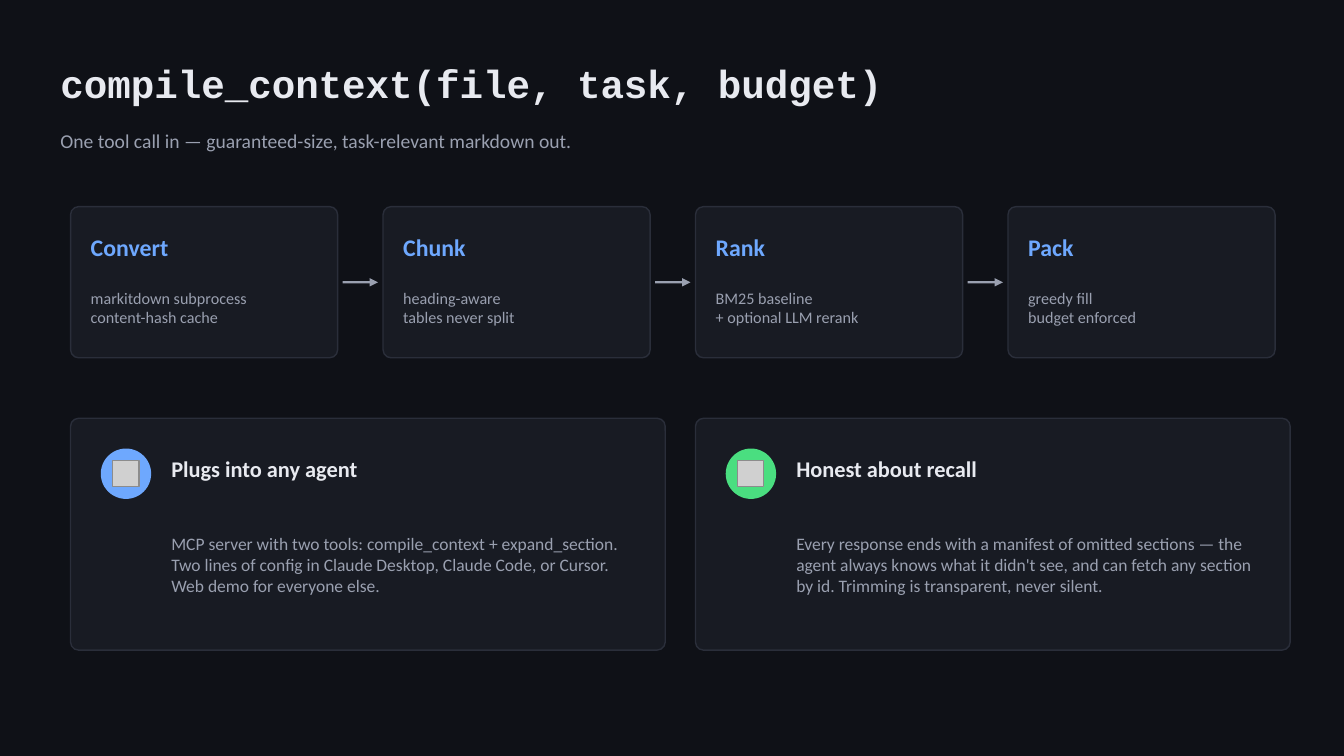
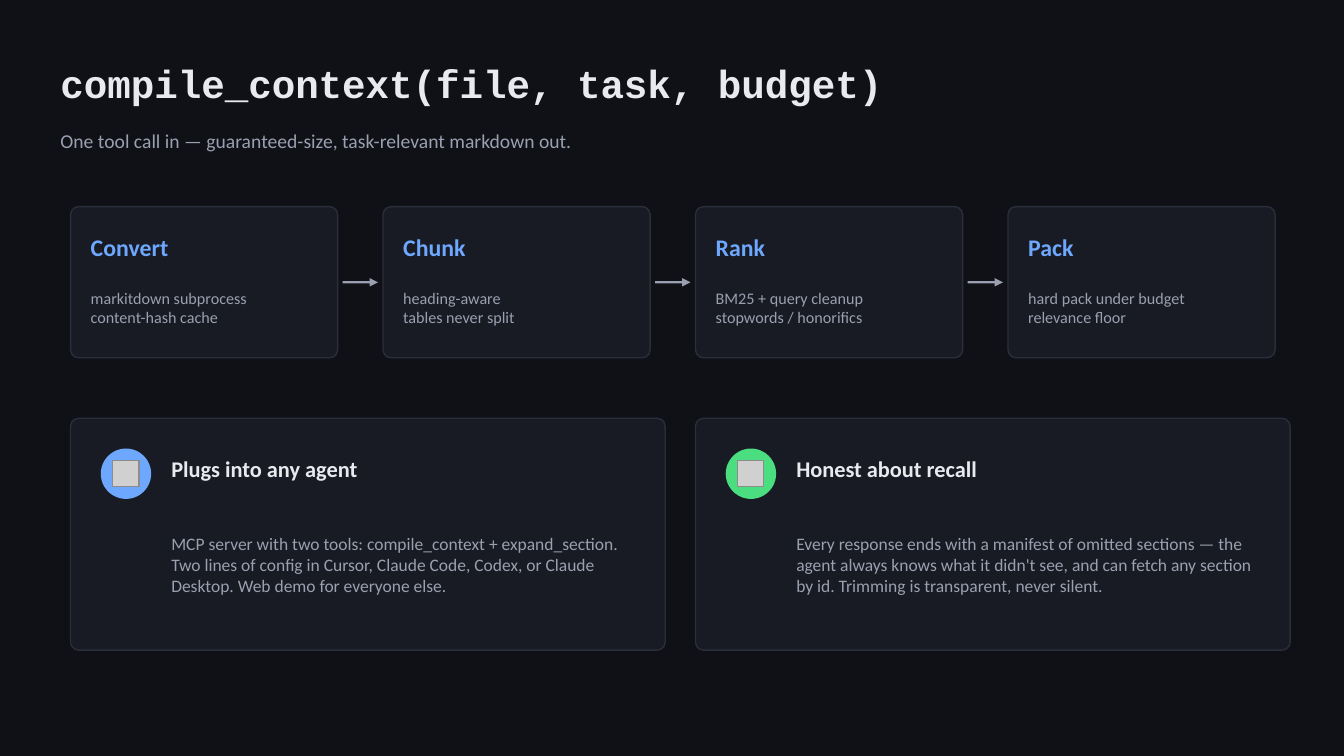
Before and after one commit to shenba1712/context-compiler, a slide deck: slide 3 of pitch/context-compiler-pitch.pptx. Drawn at 1344x756 pixels with LibreOffice and Linux fonts; fonts in the diff are those of the drawing; grey boxes stand for pictures. Boxes give left, top, right and bottom in pixels: in the first picture for what was removed or moved away, otherwise in the second. Text is boxed around its words. In the diff, an @@ line names an element or a change of style, - is before the commit and + after.

```diff
--- a/pitch/context-compiler-pitch.pptx
+++ b/pitch/context-compiler-pitch.pptx
@@ text at (716, 293, 863, 326): text changed @@
-BM25 baseline
-+ optional LLM rerank
+BM25 + query cleanup
+stopwords / honorifics
@@ text at (1028, 293, 1184, 323): text changed @@
-greedy fill
-budget enforced
+hard pack under budget
+relevance floor
@@ text at (171, 538, 618, 595): text changed @@
-MCP server with two tools: compile_context + expand_section. Two lines of config in Claude Desktop, Claude Code, or Cursor. Web demo for everyone else.
+MCP server with two tools: compile_context + expand_section. Two lines of config in Cursor, Claude Code, Codex, or Claude Desktop. Web demo for everyone else.
```
Also in this commit, not shown: 4 other slides changed, 3 other files.
